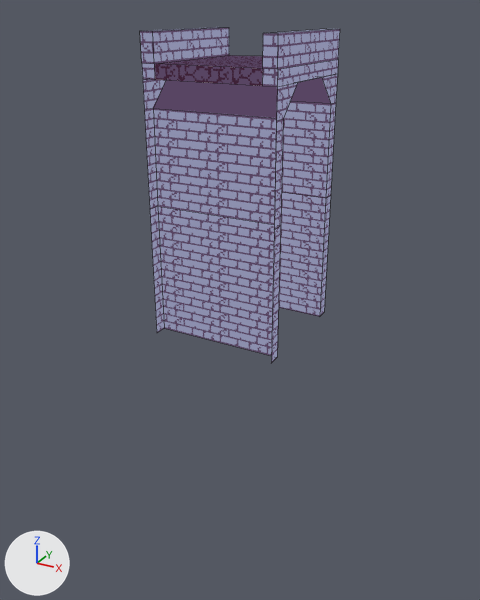
Two versions of the Blender file art/stone_bridge.blend, one commit apart.
Both versions are drawn from a 50 mm camera at (11.6, -21.4, 5.8) aimed at (-0.2, 0.1, -5.0). Lighting does not change. The marker at lower left points along +X, +Y and +Z. Mesh edges are drawn as thin lines.

In view in the first picture: 'stone_bridge'.
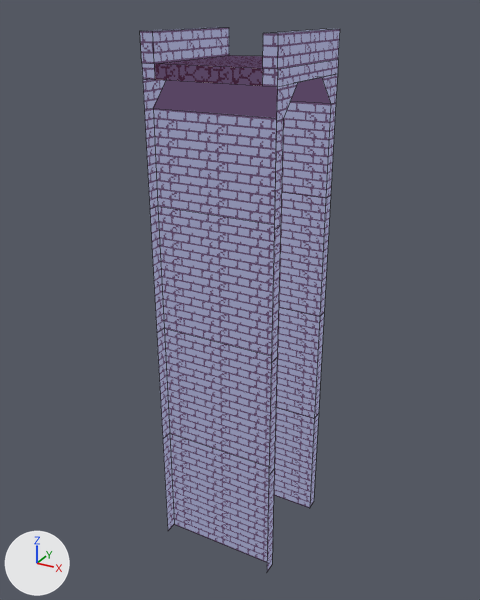
The newer file is also turned or shifted as a whole; pictures and numbers use the older file's frame.

The edits, one by one:
me_cube_001 is used by ob_stone_bridge; location (0.0, 0.0, 4.09); scale (2.5, 2.5, 0.5).
me_cube_001 had 56 vertices, 38 faces and spanned x -1.0..1.0, y -1.0..1.0, z -20.0..2.0.
me_cube_001 now has 92 vertices, 50 faces and spans x -1.0..1.0, y -1.0..1.0, z -40.0..2.0.
Part 1, on me_cube_001:
3 faces are deleted.
36 vertices are added at x -1.0..1.0, y -1.0..1.0, z -40.0..-10.0.
15 new faces join them.

What differs and where, as boxes [x1, y1, x2, y2] in the pictures (480 x 600 px):
'stone_bridge', reshaped (62% taller)
    before: [140, 27, 340, 363]
    after: [140, 27, 340, 572]
part 1 of me_cube_001, built on
    before: [279, 193, 331, 317]
    after: [157, 193, 331, 572]
